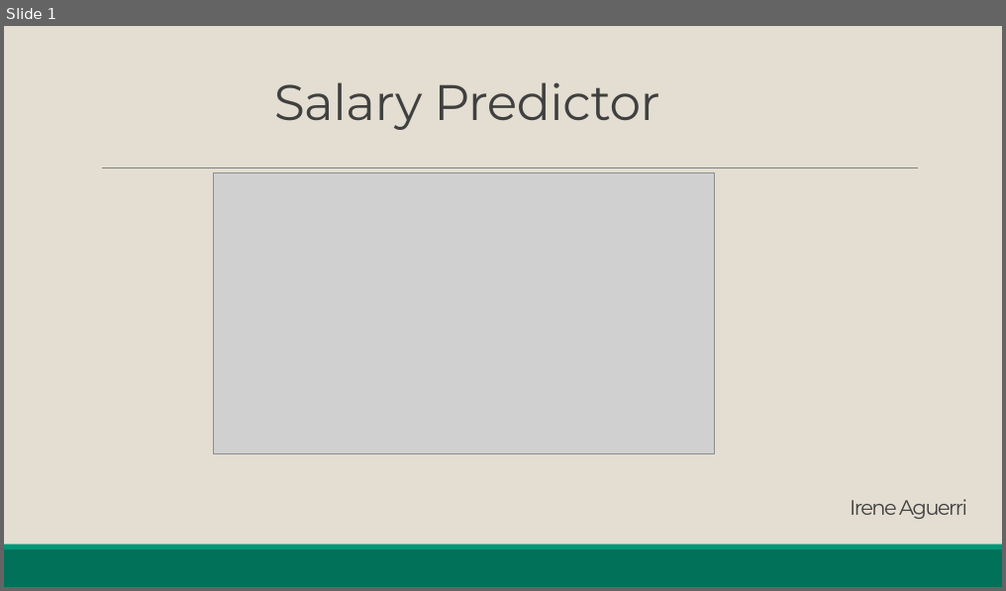
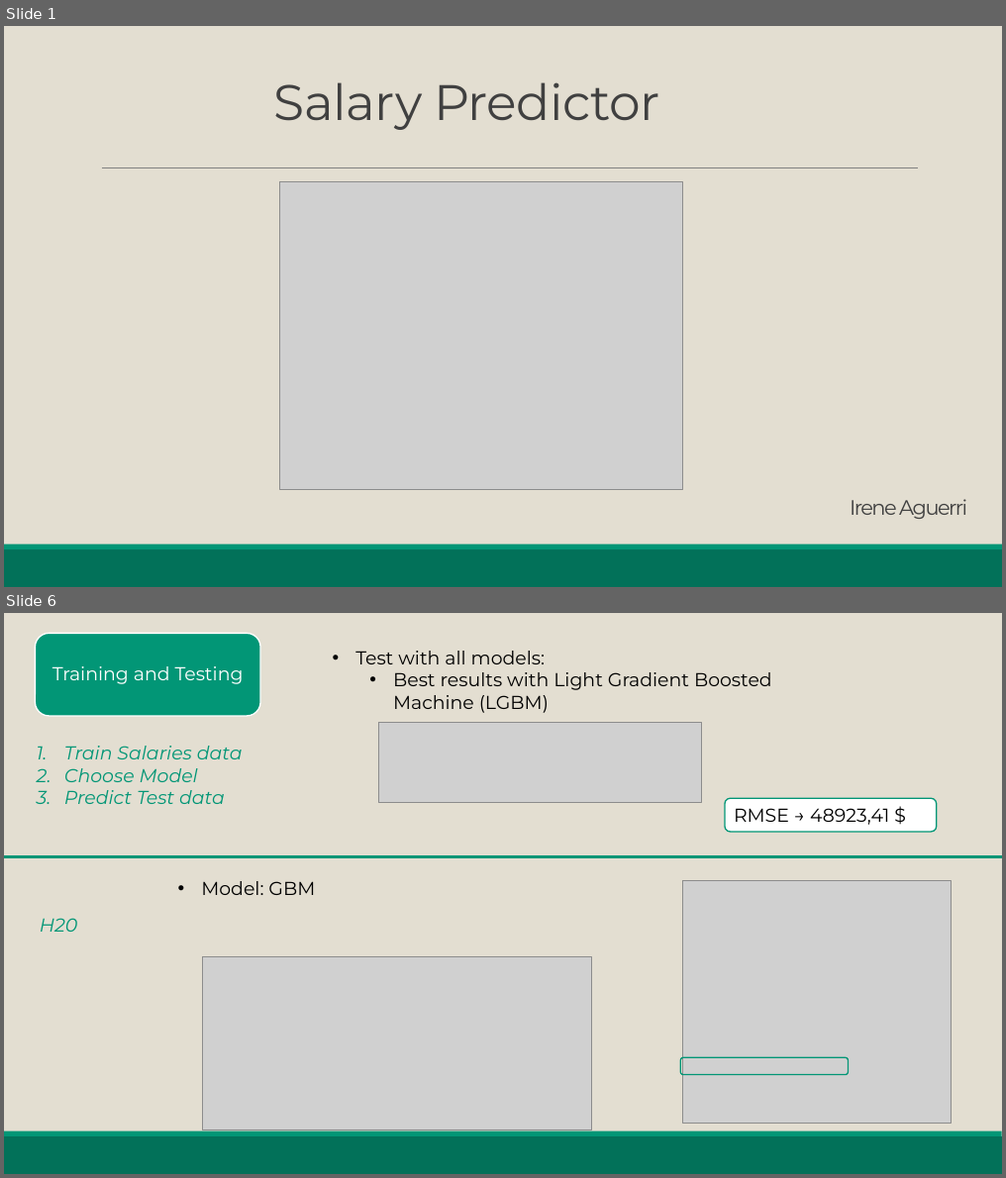
Before and after one commit to iaguerri/Kaggle-Data-Science-Predictor, a slide deck: Salary_Predictor.pptx. Shown one above the other, each under a label of ours: slide 1 before the commit, slides 1 and 6 after it; the slides between them are not shown. The pictures are 1006x591 and 1006x1178 pixels, drawn with LibreOffice and Linux fonts; fonts in the diff are those of the drawing; grey boxes stand for pictures. Boxes give left, top, right and bottom in pixels: in the first picture for what was removed or moved away, otherwise in the second. Text is boxed around its words. In the diff, an @@ line names an element or a change of style, - is before the commit and + after.

```diff
--- a/Salary_Predictor.pptx
+++ b/Salary_Predictor.pptx
@@ slide 6 added at <box>4,613,1002,1174</box>, background #E3DED1; not listed: 2 template elements that a slide beside it also shows @@
@@ rounded rectangle added at <box>35,633,260,716</box>, fill #029676, outline #FFFFFF 1.25 pt @@
@@ text added at <box>53,666,244,684</box>, 18 pt, text #FFFFFF @@
+Training and Testing
@@ text added at <box>355,651,772,713</box>, 18 pt, text #000000 @@
+• Test with all models:
+  • Best results with Light Gradient Boosted Machine (LGBM)
@@ picture added at <box>378,722,701,802</box> @@
@@ text added at <box>64,746,243,804</box>, 18 pt, text #029676, italic @@
+1. Train Salaries data
+2. Choose Model
+3. Predict Test data
@@ rounded rectangle added at <box>725,799,937,833</box>, fill #FFFFFF, outline #029676 1.25 pt, 18 pt, text #000000 @@
+RMSE → 48923,41 $
@@ line added from (4, 858) to (1002, 858), #029676 3 pt @@
@@ text added at <box>201,881,315,895</box>, 18 pt, text #000000 @@
+• Model: GBM
@@ picture added at <box>682,881,951,1123</box> @@
@@ text added at <box>40,918,78,932</box>, 18 pt, text #029676, italic @@
+H20
@@ picture added at <box>202,958,592,1131</box> @@
@@ rounded rectangle added at <box>681,1058,848,1075</box>, outline #029676 1.25 pt @@
@@ slide 1 changed as well @@
@@ picture: place and size @@
-picture at <box>214,173,715,455</box>
+picture at <box>279,181,683,490</box>
```
Also in this commit, not shown: 6 other slides added, 1 slide removed, 7 other files.
